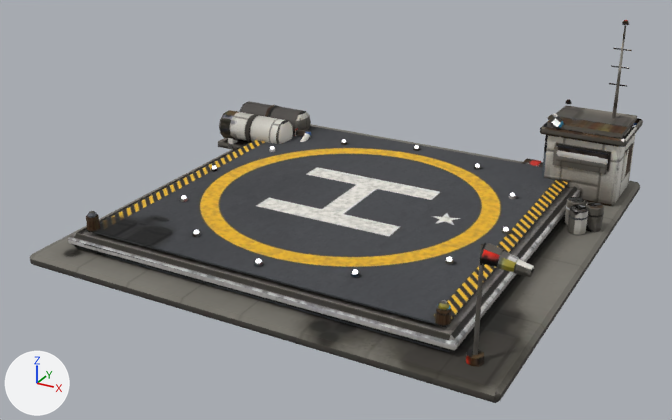
Before and after pictures for a commit that changed the glTF model public/models/hpad.allies.glb.
One viewpoint serves both versions: a 50 mm camera at (1.7, -3.32, 1.71) aimed at (-0.04, -0.16, 0.13). Lighting does not change. The marker at lower left points along +X, +Y and +Z. The first picture is the older version. Where no turn or scale is listed for an object, it has been applied to the vertices. Vertices at exactly the same position are counted once.

Names of what the first picture shows: 'root_mesh', 'sock_mesh'.
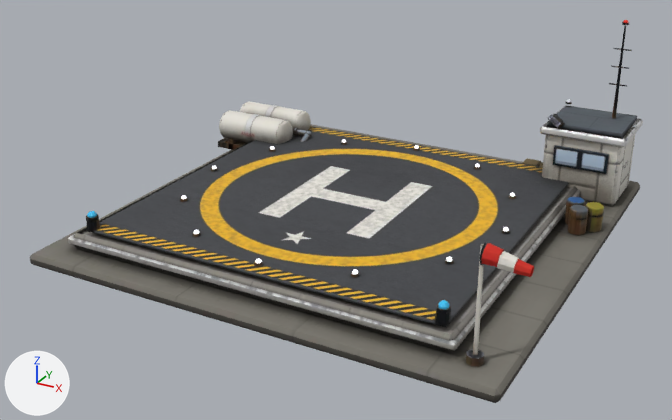
Where the change shows, as pixel boxes [x1, y1, x2, y2] in the pictures (672 x 420 px):
part 1 of me_root, deleted: before [621, 143, 633, 181]
part 2 of me_root, surface changed: [32, 20, 643, 396] in both
part 3 of me_sock, surface changed: [480, 243, 534, 277] in both

What the commit changed:
me_root is used by ob_root_mesh; location (-0.035, 0.0, 0.421).
me_root had 1932 vertices, 2934 faces and spanned x -1.03..1.03, y -0.99..0.99, z -0.42..0.42.
me_root now has 1924 vertices, 2924 faces and spans x -1.03..1.03, y -0.99..0.99, z -0.42..0.42.
me_root part 1: the loose piece of 8 vertices spanning x 0.99, y 0.69..0.83, z -0.27..-0.13 is deleted.
me_root part 2: 2027 kept faces spanning x -1.03..1.03, y -0.99..0.99, z -0.42..0.42 get new texture (UV) coordinates.
Other edits to the shape of me_root do not show in these pictures.
me_sock has 64 vertices, 64 faces and spans x -0.078..0.078, y -0.037..0.037, z -0.039..0.039.
me_sock is used by ob_sock_mesh; location (0.943, -0.86, 0.438).
me_sock part 3: texture (UV) coordinates of 64 of 64 faces, centred in x -0.076..0.062, y -0.033..0.033, z -0.037..0.035, changed; they spanned u 0.01..1.0, v 0.02..0.91 and now span u 0.78..0.99, v 0.41..0.99.
